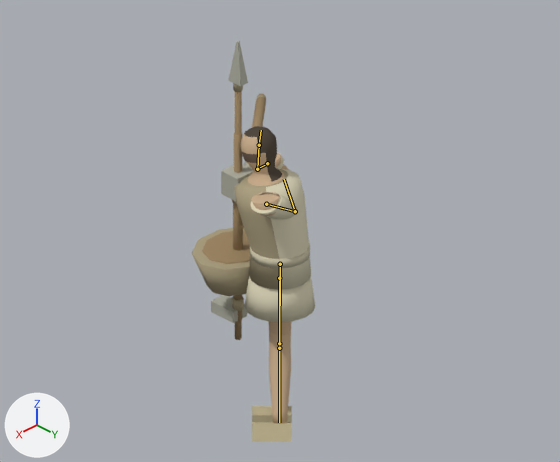
An edit to the Blender file assets-src/char_body.blend, drawn before and after from the same camera.
Camera for both pictures: the file's camera 'Cam'. The axes (+X, +Y, +Z) are drawn at lower left. The lights are the same throughout. The picture after the commit comes second. Both versions are drawn at the pose saved in each file; the numbers are the values there. The bones that change are drawn over the model as lines.

Objects in the first picture: 'armL', 'armR', 'axe_haft', 'axe_head', 'belt', 'bsk_body', 'bsk_rim', 'footL', 'footR', 'ham_head', 'hoe_blade', 'legL', 'legR', 'rod_grip', 'rod_pole', 'skirt', 'slvL', 'slvR', 'torso', 'tunic' and 6 more.
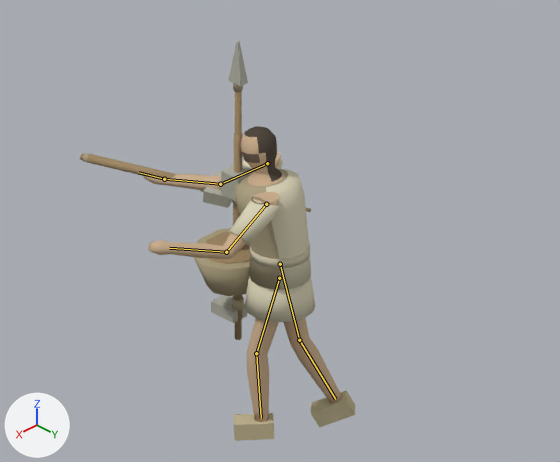
Pixel boxes [x1, y1, x2, y2] of what changed, in the pictures (560 x 462 px):
'legR', posed (161% wider, 8% shorter)
    before: [269, 331, 291, 423]
    after: [283, 318, 342, 403]
'legL', posed
    before: [268, 321, 292, 350]
    after: [247, 318, 279, 422]
'armL', posed
    before: [251, 165, 289, 216]
    after: [148, 192, 280, 259]
'footR', posed (10% wider, 86% taller)
    before: [252, 422, 292, 442]
    after: [311, 390, 355, 428]
'slvL', posed (12% wider, 68% taller)
    before: [251, 192, 298, 219]
    after: [229, 198, 282, 244]
'footL', posed
    before: [252, 406, 292, 422]
    after: [234, 413, 274, 441]
'axe_haft', posed
    before: [252, 97, 266, 128]
    after: [87, 154, 175, 179]
'armR', posed (mostly hidden before)
    before: [275, 152, 281, 168]
    after: [144, 152, 281, 190]
'axe_head', posed (mostly hidden before)
    before: [244, 161, 249, 167]
    after: [203, 171, 232, 208]
'slvR', posed (mostly hidden)
    before: [249, 156, 284, 169]
    after: [242, 159, 283, 169]
'rod_pole', posed (792% wider, 56% shorter)
    before: [240, 94, 265, 229]
    after: [80, 153, 311, 212]
'rod_grip', posed
    before: [257, 95, 266, 99]
    after: [83, 153, 89, 162]
bone 'uarmL', root to tip
    before: (266, 204) to (295, 211)
    after: (266, 204) to (226, 252)
bone 'larmL', root to tip
    before: (295, 211) to (284, 179)
    after: (226, 252) to (169, 248)
bone 'uarmR', root to tip
    before: (267, 163) to (257, 169)
    after: (267, 163) to (220, 184)
bone 'larmR', root to tip
    before: (257, 169) to (259, 145)
    after: (220, 184) to (164, 179)
bone 'handR', root to tip
    before: (259, 145) to (261, 130)
    after: (164, 179) to (138, 172)
bone 'thighL', root to tip
    before: (279, 278) to (279, 343)
    after: (279, 278) to (256, 353)
bone 'shinL', root to tip
    before: (279, 343) to (279, 410)
    after: (256, 353) to (261, 418)
bone 'thighR', root to tip
    before: (280, 264) to (279, 348)
    after: (280, 264) to (299, 340)
bone 'shinR', root to tip
    before: (279, 348) to (279, 422)
    after: (299, 340) to (335, 399)

The change, as a list of edits to the scene's bpy script:
```text
Change bone_uarml:
    where bone_uarml = bpy.data.objects['CharRig'].pose.bones['uarmL']  # child of 'spine'
    bone_uarml.rotation_euler: (-0.873, 0.0, 0.524) -> (0.524, 0.0, -0.873)  # degrees (-50, 0, 30) -> degrees (30, 0, -50)
Change bone_larml:
    where bone_larml = bpy.data.objects['CharRig'].pose.bones['larmL']  # child of 'uarmL'
    bone_larml.rotation_euler: (-1.012, 0.0, 0.0) -> (0.0, 0.0, -1.012)  # degrees (-58, 0, 0) -> degrees (0, 0, -58)
Change bone_uarmr:
    where bone_uarmr = bpy.data.objects['CharRig'].pose.bones['uarmR']  # child of 'spine'
    bone_uarmr.rotation_euler: (-1.012, 0.0, -0.454) -> (-0.454, 0.0, -1.012)  # degrees (-58, 0, -26) -> degrees (-26, 0, -58)
Change bone_larmr:
    where bone_larmr = bpy.data.objects['CharRig'].pose.bones['larmR']  # child of 'uarmR'
    bone_larmr.rotation_euler: (-0.593, 0.0, 0.0) -> (0.0, 0.0, -0.593)  # degrees (-34, 0, 0) -> degrees (0, 0, -34)
Change bone_handr:
    where bone_handr = bpy.data.objects['CharRig'].pose.bones['handR']  # child of 'larmR'
    bone_handr.rotation_euler: (-0.209, 0.0, 0.0) -> (0.0, 0.0, -0.209)  # degrees (-12, 0, 0) -> degrees (0, 0, -12)
Change bone_thighl:
    where bone_thighl = bpy.data.objects['CharRig'].pose.bones['thighL']  # child of 'root'
    bone_thighl.rotation_euler: (-0.227, 0.0, 0.0) -> (0.0, 0.0, -0.227)  # degrees (-13, 0, 0) -> degrees (0, 0, -13)
Change bone_shinl:
    where bone_shinl = bpy.data.objects['CharRig'].pose.bones['shinL']  # child of 'thighL'
    bone_shinl.rotation_euler: (0.279, 0.0, 0.0) -> (0.0, 0.0, 0.279)  # degrees (16, 0, 0) -> degrees (0, 0, 16)
Change bone_thighr:
    where bone_thighr = bpy.data.objects['CharRig'].pose.bones['thighR']  # child of 'root'
    bone_thighr.rotation_euler: (0.192, 0.0, 0.0) -> (0.0, 0.0, 0.192)  # degrees (11, 0, 0) -> degrees (0, 0, 11)
Change bone_shinr:
    where bone_shinr = bpy.data.objects['CharRig'].pose.bones['shinR']  # child of 'thighR'
    bone_shinr.rotation_euler: (0.244, 0.0, 0.0) -> (0.0, 0.0, 0.244)  # degrees (14, 0, 0) -> degrees (0, 0, 14)
```
